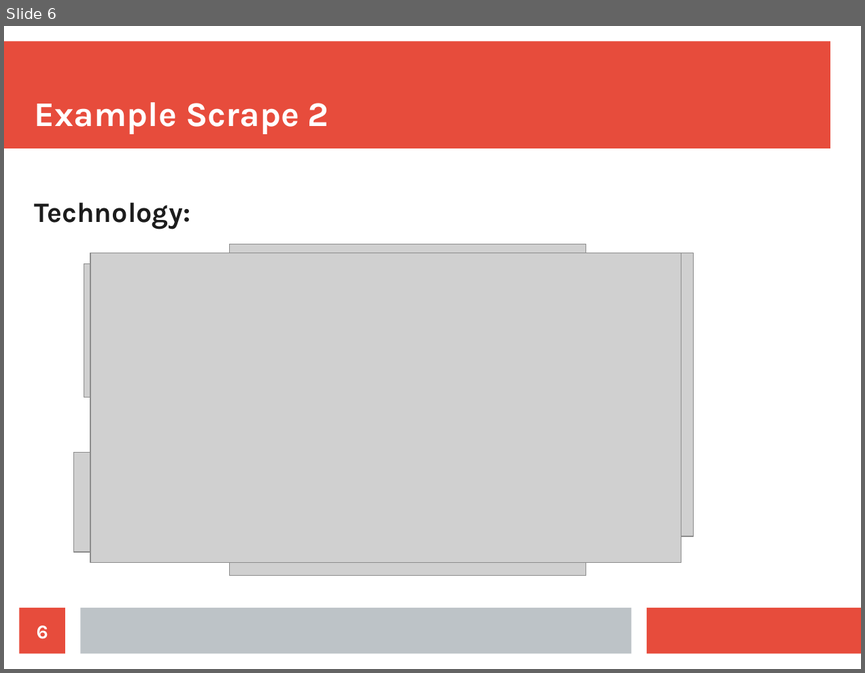
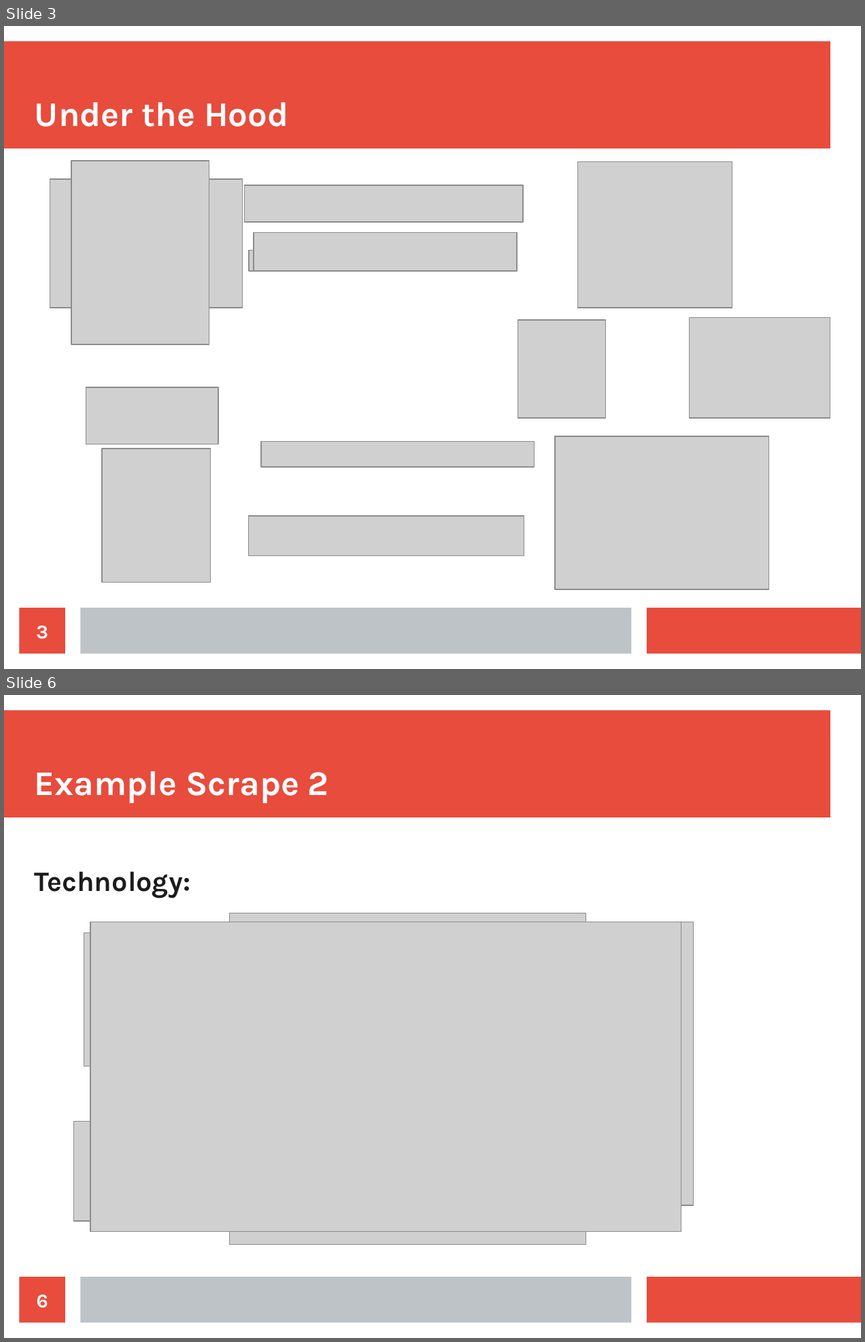
Before and after one commit to Lewington-pitsos/web_scraping_presentation, a slide deck: web_scraping.odp. Shown one above the other, each under a label of ours: slide 6 before the commit, slides 3 and 6 after it; the slides between them are not shown. The pictures are 865x673 and 865x1342 pixels, drawn with LibreOffice and Linux fonts; fonts in the diff are those of the drawing; grey boxes stand for pictures. Boxes give left, top, right and bottom in pixels: in the first picture for what was removed or moved away, otherwise in the second. Text is boxed around its words. In the diff, an @@ line names an element or a change of style, - is before the commit and + after.

```diff
--- a/web_scraping.odp
+++ b/web_scraping.odp
@@ slide 3 added at (4,26,861,669), background #FFFFFF; not listed: 3 template elements that a slide beside it also shows @@
@@ title added at (35,102,289,127), 32 pt, text #FFFFFF, bold @@
+Under the Hood
@@ picture added at (71,161,209,344) @@
@@ picture added at (578,161,732,308) @@
@@ picture added at (50,179,243,308) @@
@@ picture added at (245,185,524,222) @@
@@ picture added at (249,192,524,221) @@
@@ picture added at (249,250,517,271) @@
@@ picture added at (254,232,517,271) @@
@@ picture added at (518,320,606,418) @@
@@ picture added at (689,318,830,418) @@
@@ picture added at (86,388,219,444) @@
@@ picture added at (102,448,211,582) @@
@@ picture added at (261,441,535,467) @@
@@ picture added at (555,437,770,590) @@
@@ picture added at (248,516,524,556) @@
@@ page number added at (20,607,65,654), fill #E74C3C, 18 pt, text #FFFFFF, bold @@
+3
```
Also in this commit, not shown: 3 slides changed, 2 other slides added, 4 slides removed, 26 other files.
